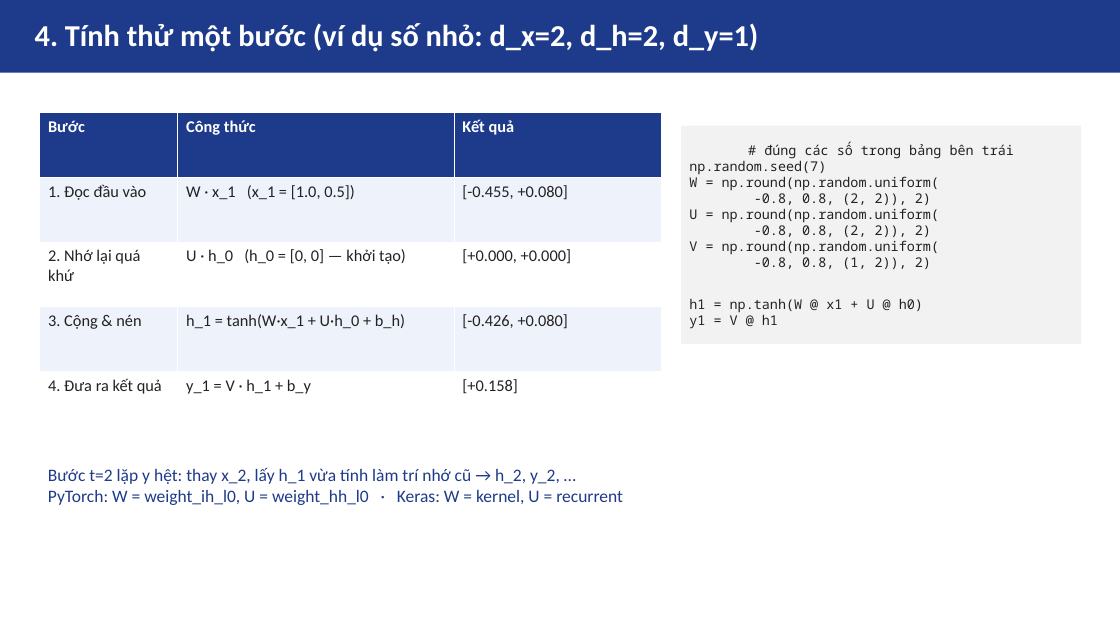
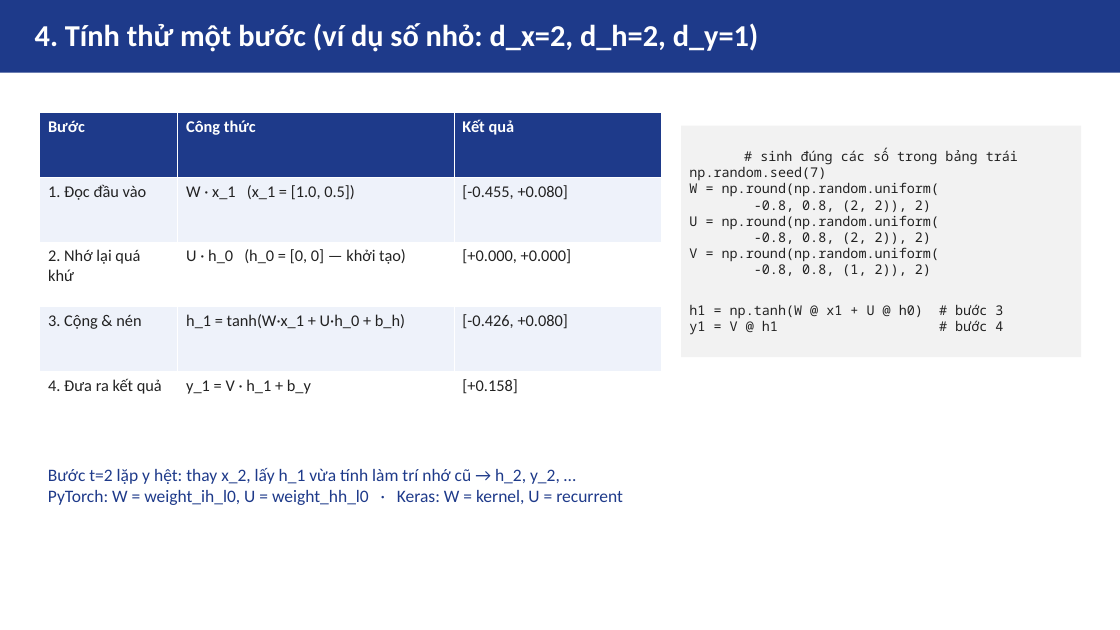
Before and after one commit to lucnguyen1375/HTTM-Presentation, a slide deck: slide 4 of asm06/slides/rnn.pptx. Drawn at 1120x630 pixels with LibreOffice and Linux fonts; fonts in the diff are those of the drawing. Boxes give left, top, right and bottom in pixels: in the first picture for what was removed or moved away, otherwise in the second. Text is boxed around its words. In the diff, an @@ line names an element or a change of style, - is before the commit and + after.

```diff
--- a/asm06/slides/rnn.pptx
+++ b/asm06/slides/rnn.pptx
@@ rectangle "# sinh đúng các số ...": place and size @@
-rectangle "# sinh đúng các số ..." at [681,126,1081,344]
+rectangle "# sinh đúng các số ..." at [681,126,1081,358]
@@ text in rectangle at [760,148,1018,165]: text changed @@
-# đúng các số trong bảng bên trái
+# sinh đúng các số trong bảng trái
@@ text in rectangle at [689,304,1003,335]: text changed @@
-h1 = np.tanh(W @ x1 + U @ h0)
-y1 = V @ h1
+h1 = np.tanh(W @ x1 + U @ h0) # bước 3
+y1 = V @ h1 # bước 4
```
Also in this commit, not shown: 3 other slides changed, 5 slides added, 3 slides removed, 1 other file.
